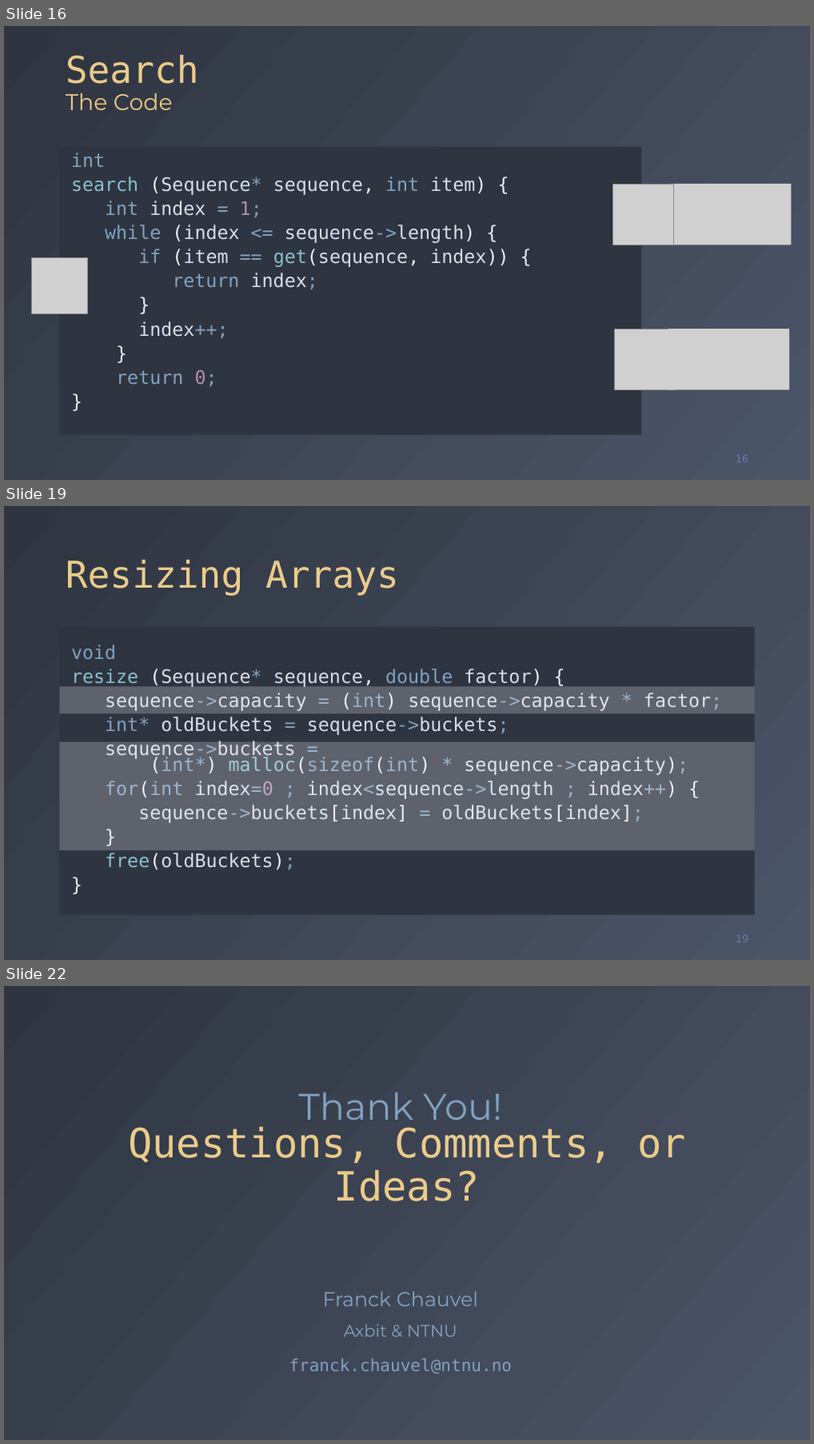
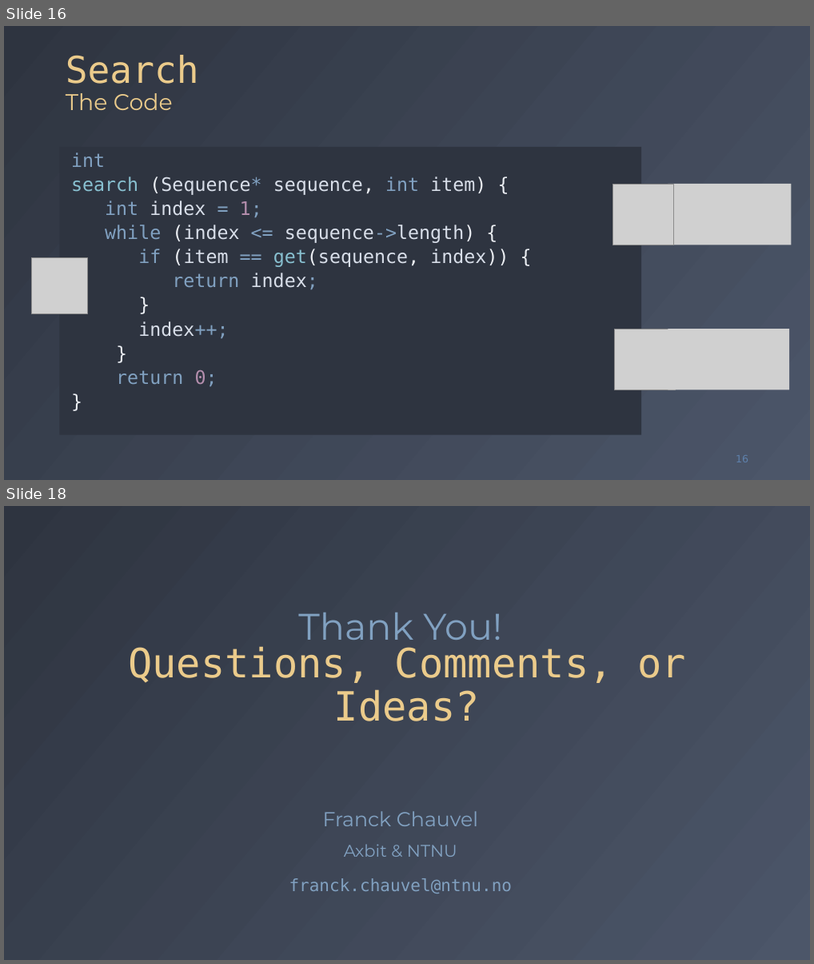
Before and after one commit to fchauvel/ntnu-idata2302-website, a slide deck: source/sequences/_static/arrays/arrays.pptx. Shown one above the other, each under a label of ours: slides 16, 19 and 22 before the commit, slides 16 and 18 after it; the slides between them are not shown. The pictures are 814x1444 and 814x964 pixels, drawn with LibreOffice and Linux fonts; fonts in the diff are those of the drawing; grey boxes stand for pictures. Boxes give left, top, right and bottom in pixels: in the first picture for what was removed or moved away, otherwise in the second. Text is boxed around its words. In the diff, an @@ line names an element or a change of style, - is before the commit and + after.

```diff
--- a/source/sequences/_static/arrays/arrays.pptx
+++ b/source/sequences/_static/arrays/arrays.pptx
@@ slide 19 removed at box(4, 506, 810, 960), background gradient #2E3440 to #4C5669 @@
@@ title removed at box(66, 560, 399, 596) @@
-Resizing Arrays
@@ text removed at box(60, 627, 755, 915) @@
-void
-resize (Sequence* sequence, double factor) {
-sequence->capacity = (int) sequence->capacity * factor;
-int* oldBuckets = sequence->buckets;
-sequence->buckets =
-(int*) malloc(sizeof(int) * sequence->capacity);
-for(int index=0 ; index<sequence->length ; index++) {
-sequence->buckets[index] = oldBuckets[index];
-}
-free(oldBuckets);
-}
@@ rectangle removed at box(60, 686, 755, 713) @@
@@ rectangle removed at box(60, 742, 755, 850) @@
@@ page number removed at box(736, 935, 749, 942) @@
-19
@@ what was slide 22 is now slide 18 @@
```
Also in this commit, not shown: 2 slides changed, 5 other slides removed, 1 other file.
